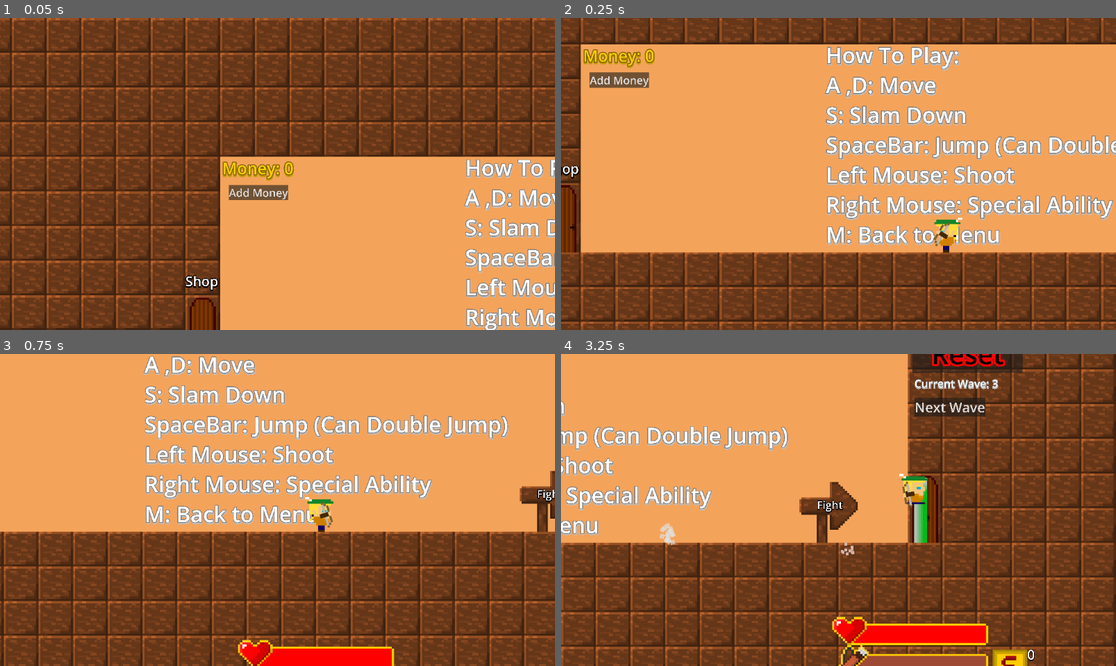
Above: before the commit, frames 1-4 (two rows, left to right).
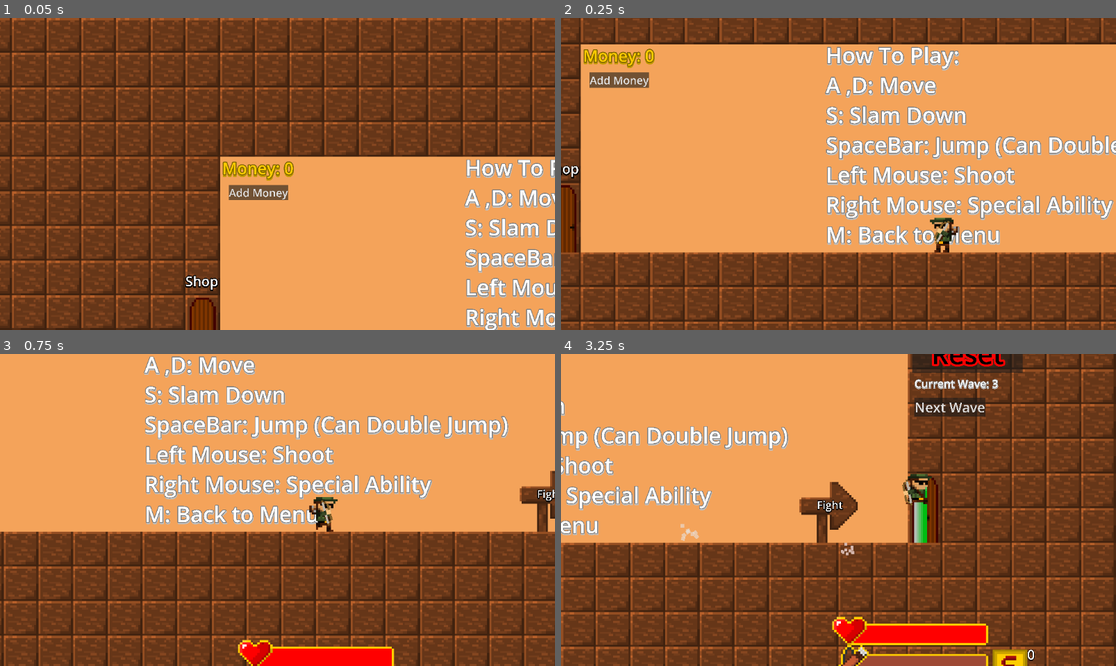
Above: after the commit, the same moments.

Repository: Dan-Yaacobi/TheBowman
Game: Godot game, scene res://MainGame/Game.tscn
Same seed, same stepped clock (60 frames per second), same inputs: the game is played once before the commit and once after it. Sound files missing from this copy of the repository are replaced by a short silence.
Inputs (mouse positions are in pixels of both pictures, inside the frame that each line leads up to):
- Up to frame 1 (0.05 s): no input
- Up to frame 2 (0.25 s): no input
- Up to frame 3 (0.75 s): move the mouse to (399, 494) at 0.52 s; hold D (Right) from 0.53 s (still down); hold Middle mouse button (Dash) from 0.53 s (still down)
- Up to frame 4 (3.25 s): tap Space (Jump) at 0.77, 3.02 s; release D (Right) at 1.25 s; release Middle mouse button (Dash) at 1.25 s; click "Next Wave" at 1.25 s; click "Next Wave" at 2 s; move the mouse to (727, 525) at 2.77 s; hold D (Right) from 2.78 s (still down); click (727, 525) at 2.85 s

Frame 1 is identical in both runs. In frame 2, 0.4% of the frame differs, in the area x 66-73%, y 63-76%; in frame 3, 0.4%; in frame 4, 0.6%, in the area x 17-67%, y 38-62%.

Commit message:
VisualUpdate4
updated the player's sprite

Diff:
--- a/Enemies/EvilBird/EvilBird.tscn
+++ b/Enemies/EvilBird/EvilBird.tscn
@@ -201,8 +201,8 @@
 }
 
 [sub_resource type="CapsuleShape2D" id="CapsuleShape2D_82j1c"]
-radius = 5.0
-height = 15.0
+radius = 3.60461
+height = 12.7801
 
 [sub_resource type="CapsuleShape2D" id="CapsuleShape2D_wpa61"]
 radius = 4.99705
--- a/Player/Body/Body.tscn
+++ b/Player/Body/Body.tscn
@@ -1,7 +1,7 @@
 [gd_scene load_steps=10 format=3 uid="uid://b7mbeynvkpc26"]
 
 [ext_resource type="Script" path="res://Player/Body/body.gd" id="1_32ny8"]
-[ext_resource type="Texture2D" uid="uid://ctex7y1bc2gug" path="res://Player/Body/Body.png" id="2_3q1d1"]
+[ext_resource type="Texture2D" uid="uid://bbci66v5bwo47" path="res://Player/Body/Archer.png" id="2_q2ow1"]
 
 [sub_resource type="Animation" id="Animation_ijub2"]
 resource_name = "Dash"
@@ -93,16 +93,15 @@
 
 [sub_resource type="Animation" id="Animation_nxu33"]
 resource_name = "Jump"
-length = 0.6
-step = 0.05
-tracks/0/type = "value"
-tracks/0/imported = false
-tracks/0/enabled = true
-tracks/0/path = NodePath(".:frame")
-tracks/0/interp = 1
-tracks/0/loop_wrap = true
-tracks/0/keys = {
-"times": PackedFloat32Array(0, 0.6),
+step = 0.05
+tracks/0/type = "value"
+tracks/0/imported = false
+tracks/0/enabled = true
+tracks/0/path = NodePath(".:frame")
+tracks/0/interp = 1
+tracks/0/loop_wrap = true
+tracks/0/keys = {
+"times": PackedFloat32Array(0, 1),
 "transitions": PackedFloat32Array(1, 1),
 "update": 1,
 "values": [4, 0]
@@ -161,17 +160,17 @@
 
 [sub_resource type="Animation" id="Animation_fdv26"]
 resource_name = "Walk"
-length = 0.6
-loop_mode = 2
-step = 0.05
-tracks/0/type = "value"
-tracks/0/imported = false
-tracks/0/enabled = true
-tracks/0/path = NodePath(".:frame")
-tracks/0/interp = 1
-tracks/0/loop_wrap = true
-tracks/0/keys = {
-"times": PackedFloat32Array(0, 0.2, 0.4, 0.6),
+length = 0.4
+loop_mode = 1
+step = 0.05
+tracks/0/type = "value"
+tracks/0/imported = false
+tracks/0/enabled = true
+tracks/0/path = NodePath(".:frame")
+tracks/0/interp = 1
+tracks/0/loop_wrap = true
+tracks/0/keys = {
+"times": PackedFloat32Array(0, 0.1, 0.2, 0.3),
 "transitions": PackedFloat32Array(1, 1, 1, 1),
 "update": 1,
 "values": [0, 1, 2, 3]
@@ -203,7 +202,7 @@
 script = ExtResource("1_32ny8")
 
 [node name="Sprite2D" type="Sprite2D" parent="."]
-texture = ExtResource("2_3q1d1")
+texture = ExtResource("2_q2ow1")
 hframes = 4
 vframes = 2
 
--- a/Player/Hand/Hand.tscn
+++ b/Player/Hand/Hand.tscn
@@ -1,13 +1,14 @@
 [gd_scene load_steps=3 format=3 uid="uid://bug4e8v5lnb0m"]
 
 [ext_resource type="Script" path="res://Player/Hand/hand.gd" id="1_tcjxu"]
-[ext_resource type="Texture2D" uid="uid://f0u8dtdqfl7k" path="res://Player/Hand/Bows.png" id="2_wcxi5"]
+[ext_resource type="Texture2D" uid="uid://dxvy1afyixc12" path="res://Player/Hand/Bows2.png" id="2_mdaeq"]
 
 [node name="Hand" type="CharacterBody2D"]
 script = ExtResource("1_tcjxu")
 
 [node name="Sprite2D" type="Sprite2D" parent="."]
-texture = ExtResource("2_wcxi5")
+position = Vector2(0, 2)
+texture = ExtResource("2_mdaeq")
 hframes = 6
 vframes = 2
 
--- a/Player/Player.tscn
+++ b/Player/Player.tscn
@@ -70,7 +70,7 @@
 size = Vector2(10, 15)
 
 [sub_resource type="RectangleShape2D" id="RectangleShape2D_7fpcy"]
-size = Vector2(10, 1)
+size = Vector2(8, 0.75)
 
 [sub_resource type="Curve" id="Curve_g8oqh"]
 max_value = 2.0
@@ -113,7 +113,6 @@
 collision_mask = 0
 
 [node name="Hand" parent="." instance=ExtResource("2_alpnv")]
-position = Vector2(0, 1)
 rotation = -0.00872665
 collision_layer = 0
 collision_mask = 0
@@ -160,7 +159,7 @@
 collision_mask = 16
 
 [node name="CollisionShape2D" type="CollisionShape2D" parent="JumpReset"]
-position = Vector2(-1, 4)
+position = Vector2(1, 3.625)
 shape = SubResource("RectangleShape2D_7fpcy")
 debug_color = Color(0, 0.648432, 0.180981, 0.42)
 
Binary file added: Player/Body/Archer.png
Not shown, added: Player/Body/Archer.png.import
Binary file added: Player/Hand/Bows2.png
Not shown, added: Player/Hand/Bows2.png.import
Not shown, changed: docs/index.html
Not shown, changed: docs/index.pck
